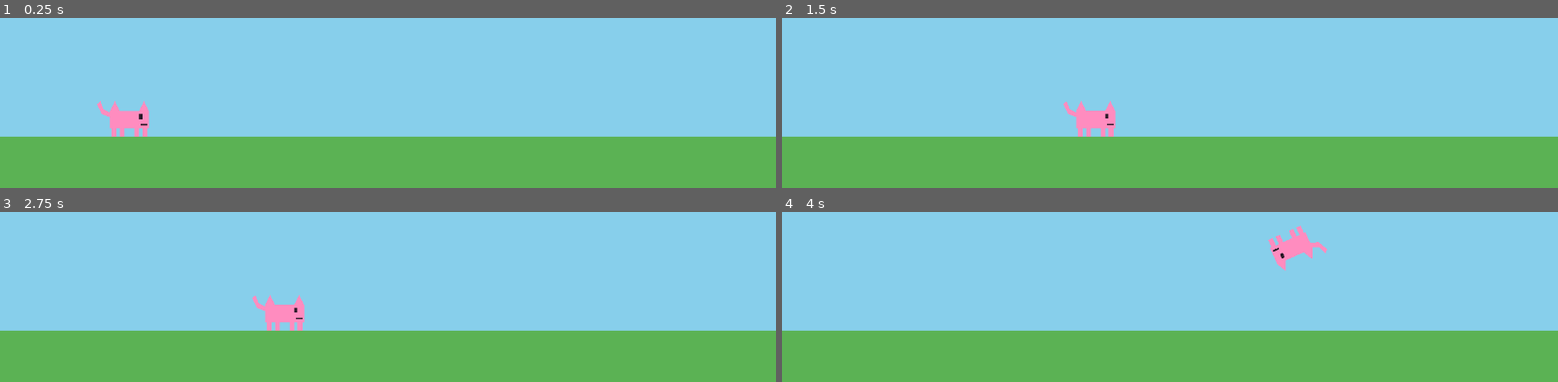
Above: before the commit, frames 1-4 (two rows, left to right).
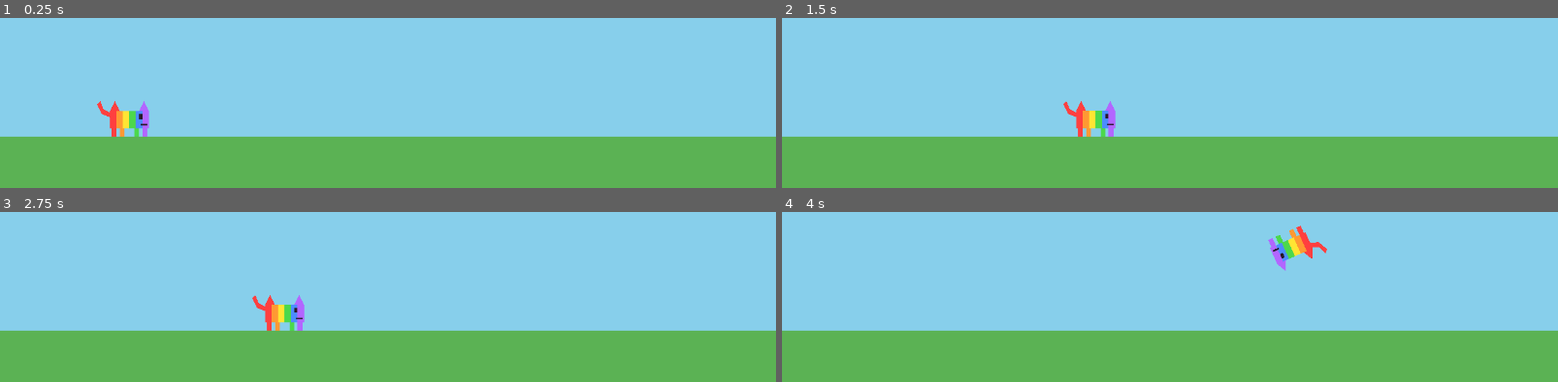
Above: after the commit, the same moments.

Repository: RangelReale/kid-catgame-ai
Game: Godot game, scene res://scenes/main.tscn
Two runs of this game, one before a commit and one after it. Both use one fixed random seed, a clock stepped at 60 frames per second and the inputs below.
Inputs:
- Up to frame 1 (0.25 s): no input
- Up to frame 2 (1.5 s): tap Enter at 0.5 s; hold Right (move_right) from 0.53 s (still down); tap Space (jump) at 0.77 s
- Up to frame 3 (2.75 s): tap Space (jump) at 1.52 s; release Right (move_right) at 2.03 s; hold Left (move_left) from 2.03 s (still down)
- Up to frame 4 (4 s): release Left (move_left) at 2.78 s; hold Right (move_right) from 2.78 s (still down); tap Space (jump) at 3.02, 3.77 s

The runs differ from the first frame. In frame 1, 0.8% of the frame differs, in the area x 12-20%, y 48-70%; in frame 2, 0.8%, in the area x 36-43%, y 48-70%; in frame 3, 0.8%; in frame 4, 0.8%.

Commit message:
Pinta o gato com as cores do arco-íris
Co-Authored-By: Claude Opus 5.5 <noreply@anthropic.com>
Claude-Session: https://claude.ai/code/session_01FAz4MPdngpHdNutrNcTfLN

Diff:
--- a/scenes/player/player.tscn
+++ b/scenes/player/player.tscn
@@ -10,28 +10,56 @@
 
 [node name="Visual" type="Node2D" parent="."]
 
-[node name="Body" type="Polygon2D" parent="Visual"]
-color = Color(1, 0.55, 0.75, 1)
-polygon = PackedVector2Array(-12, -16, 12, -16, 12, -5, -12, -5)
+[node name="BodyRed" type="Polygon2D" parent="Visual"]
+color = Color(1, 0.25, 0.25, 1)
+polygon = PackedVector2Array(-12, -16, -8, -16, -8, -5, -12, -5)
+
+[node name="BodyOrange" type="Polygon2D" parent="Visual"]
+color = Color(1, 0.6, 0.2, 1)
+polygon = PackedVector2Array(-8, -16, -4, -16, -4, -5, -8, -5)
+
+[node name="BodyYellow" type="Polygon2D" parent="Visual"]
+color = Color(1, 0.9, 0.2, 1)
+polygon = PackedVector2Array(-4, -16, 0, -16, 0, -5, -4, -5)
+
+[node name="BodyGreen" type="Polygon2D" parent="Visual"]
+color = Color(0.3, 0.85, 0.3, 1)
+polygon = PackedVector2Array(0, -16, 4, -16, 4, -5, 0, -5)
+
+[node name="BodyBlue" type="Polygon2D" parent="Visual"]
+color = Color(0.3, 0.55, 1, 1)
+polygon = PackedVector2Array(4, -16, 8, -16, 8, -5, 4, -5)
+
+[node name="BodyPurple" type="Polygon2D" parent="Visual"]
+color = Color(0.7, 0.4, 1, 1)
+polygon = PackedVector2Array(8, -16, 12, -16, 12, -5, 8, -5)
+
+[node name="EarLeft" type="Polygon2D" parent="Visual"]
+color = Color(1, 0.25, 0.25, 1)
+polygon = PackedVector2Array(-12, -16, -9, -22, -6, -16)
+
+[node name="EarRight" type="Polygon2D" parent="Visual"]
+color = Color(0.7, 0.4, 1, 1)
+polygon = PackedVector2Array(6, -16, 9, -22, 12, -16)
 
 [node name="LegBackLeft" type="Polygon2D" parent="Visual"]
-color = Color(1, 0.55, 0.75, 1)
+color = Color(1, 0.25, 0.25, 1)
 polygon = PackedVector2Array(-11, -5, -8, -5, -8, 0, -11, 0)
 
 [node name="LegBackRight" type="Polygon2D" parent="Visual"]
-color = Color(1, 0.55, 0.75, 1)
+color = Color(1, 0.6, 0.2, 1)
 polygon = PackedVector2Array(-6, -5, -3, -5, -3, 0, -6, 0)
 
 [node name="LegFrontLeft" type="Polygon2D" parent="Visual"]
-color = Color(1, 0.55, 0.75, 1)
+color = Color(0.3, 0.85, 0.3, 1)
 polygon = PackedVector2Array(3, -5, 6, -5, 6, 0, 3, 0)
 
 [node name="LegFrontRight" type="Polygon2D" parent="Visual"]
-color = Color(1, 0.55, 0.75, 1)
+color = Color(0.7, 0.4, 1, 1)
 polygon = PackedVector2Array(8, -5, 11, -5, 11, 0, 8, 0)
 
 [node name="Tail" type="Polygon2D" parent="Visual"]
-color = Color(1, 0.55, 0.75, 1)
+color = Color(1, 0.25, 0.25, 1)
 polygon = PackedVector2Array(-12, -12, -17, -14, -20, -20, -18, -22, -16, -17, -12, -15)
 
 [node name="Eye" type="Polygon2D" parent="Visual"]
@@ -42,14 +70,6 @@
 color = Color(0.15, 0.1, 0.15, 1)
 polygon = PackedVector2Array(7, -8, 11, -8, 11, -7, 7, -7)
 
-[node name="EarLeft" type="Polygon2D" parent="Visual"]
-color = Color(1, 0.55, 0.75, 1)
-polygon = PackedVector2Array(-12, -16, -9, -22, -6, -16)
-
-[node name="EarRight" type="Polygon2D" parent="Visual"]
-color = Color(1, 0.55, 0.75, 1)
-polygon = PackedVector2Array(6, -16, 9, -22, 12, -16)
-
 [node name="CollisionShape2D" type="CollisionShape2D" parent="."]
 position = Vector2(0, -8)
 shape = SubResource("RectangleShape2D_body")
Not shown, changed: CLAUDE.md
Not shown, changed: README.md
